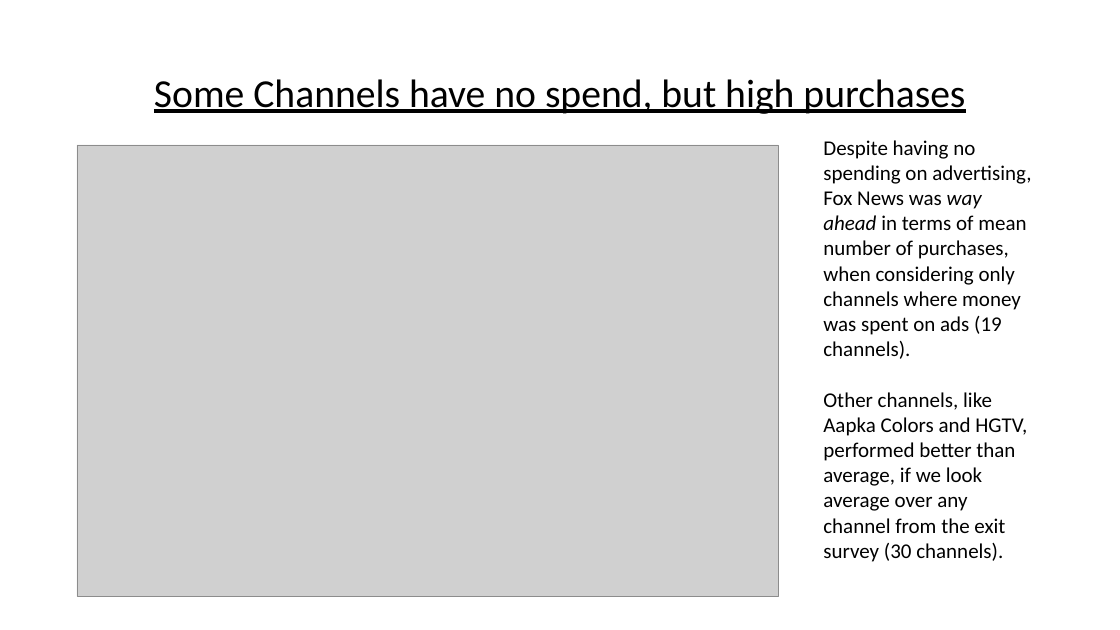
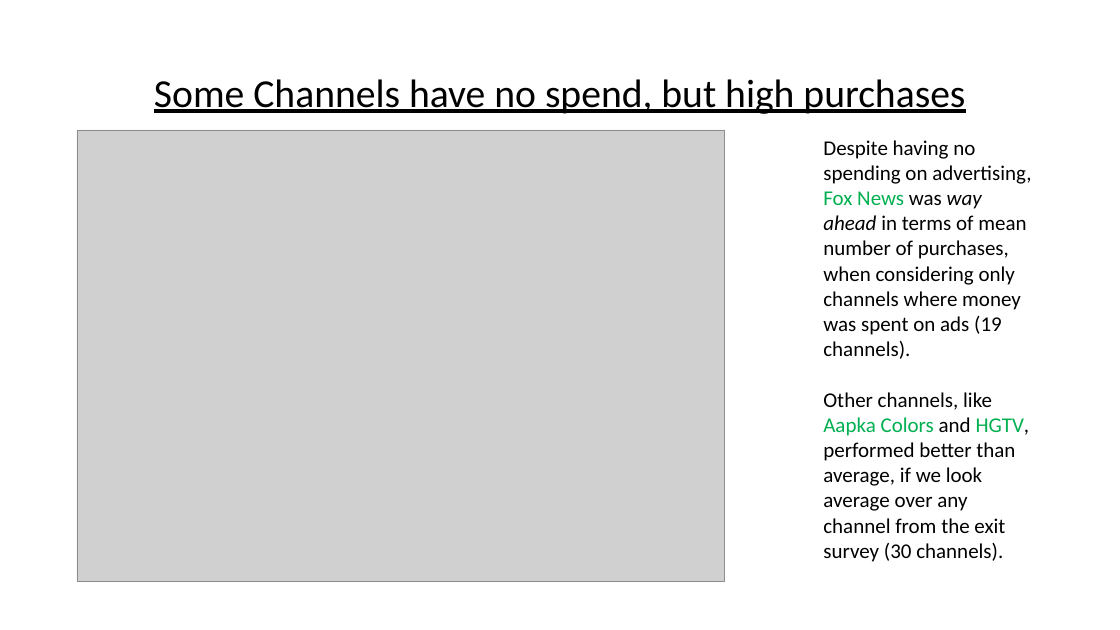
Before and after one commit to papir805/telepulse_ad_campaign_report, a slide deck: slide 20 of companyxyz_presentationNEW.pptx. Drawn at 1120x630 pixels with LibreOffice and Linux fonts; fonts in the diff are those of the drawing; grey boxes stand for pictures. Boxes give left, top, right and bottom in pixels: in the first picture for what was removed or moved away, otherwise in the second. Text is boxed around its words. In the diff, an @@ line names an element or a change of style, - is before the commit and + after.

Commit message:
Finished updating barchart of channels that have no spend.  Removed yticklabels that weren't relevant, rounded mean_num_purchases_with_spend and mean_num_purchases_from_campaign to nearest whole number

```diff
--- a/companyxyz_presentationNEW.pptx
+++ b/companyxyz_presentationNEW.pptx
@@ picture: place and size @@
-picture at box(77, 145, 779, 597)
+picture at box(77, 130, 725, 582)
@@ text "Despite having no spending on ..." at box(823, 140, 1031, 562): text colour #000000 to #00B050 in "Fox News", "Aapka Colors HGTV," @@
```
Also in this commit, not shown: 3 other files.
